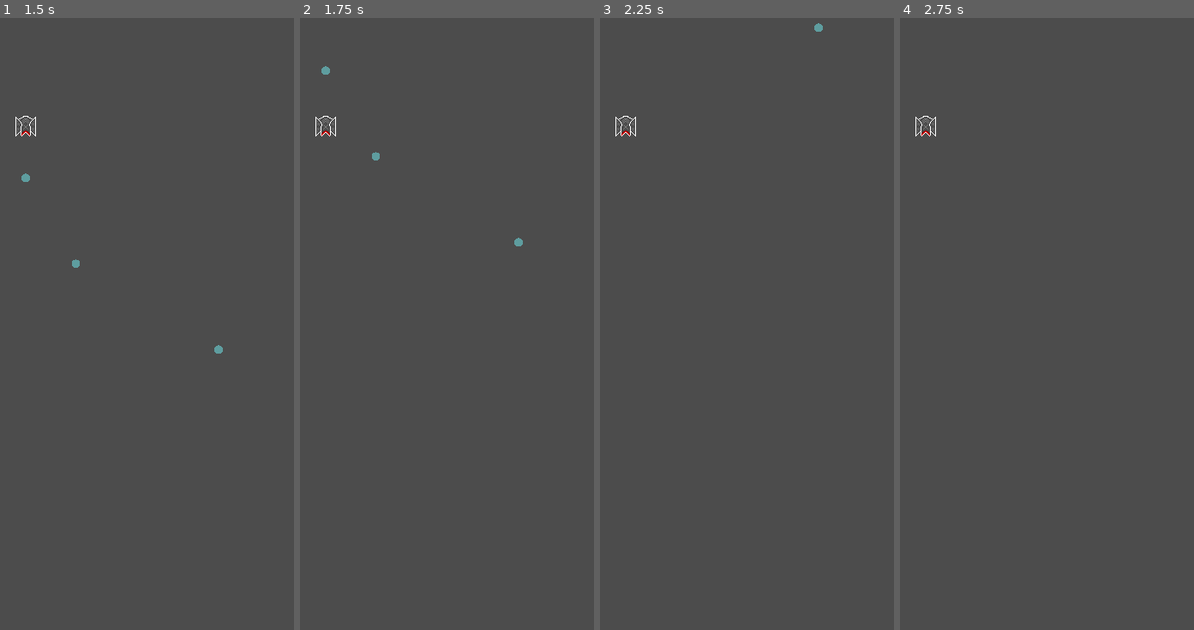
Above: before the commit, frames 1-4 (left to right).
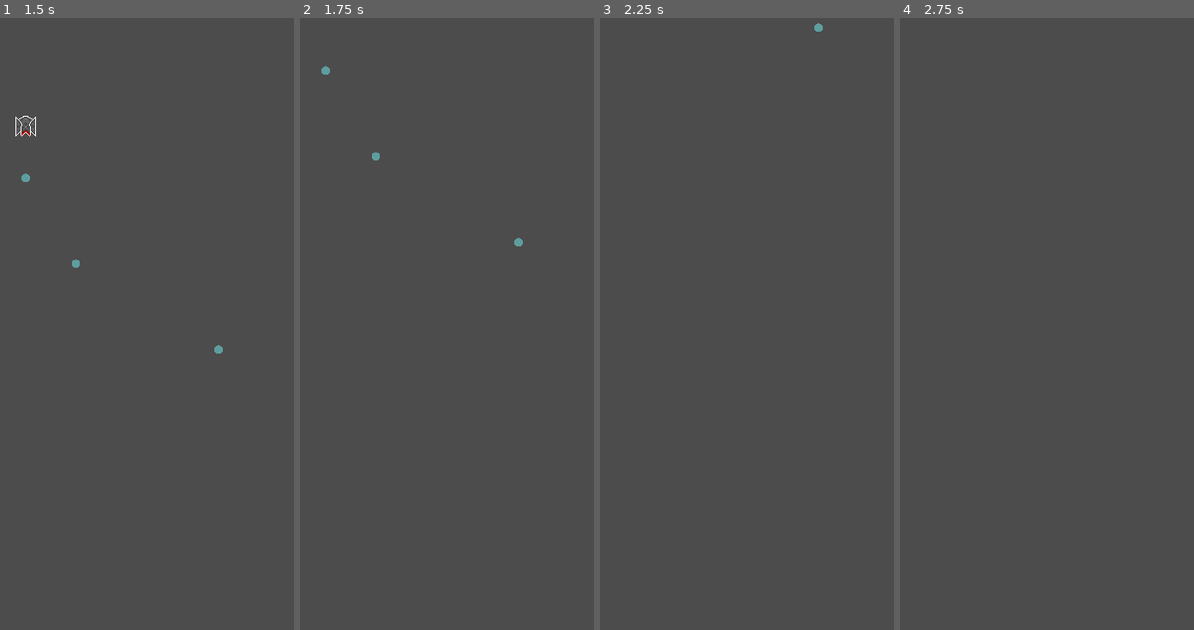
Above: after the commit, the same moments.

Repository: CAABAG/Pixel-Invaders
Game: Godot game, scene res://res/scenes/Main.tscn
Same seed, same stepped clock (60 frames per second), same inputs: the game is played once before the commit and once after it. The project has no main scene, so this scene is started directly.
Inputs (mouse positions are in pixels of both pictures, inside the frame that each line leads up to):
- Up to frame 1 (1.5 s): tap Enter at 0.5 s; move the mouse to (147, 299) at 0.52 s; hold Right (ui_right) 0.53-1.28 s; hold Ctrl 0.53-1.28 s; click (147, 299) at 0.67 s; tap Space at 0.77 s; move the mouse to (outside the picture) at 1.27 s; hold Left (ui_left) from 1.28 s (still down); tap Ctrl at 1.35 s
- Up to frame 2 (1.75 s): keep holding Left (ui_left); tap Space at 1.52 s
- Up to frame 3 (2.25 s): move the mouse to (679, 183) at 2.02 s; release Left (ui_left) at 2.03 s; hold Right (ui_right) from 2.03 s (still down); hold Ctrl from 2.03 s (still down)
- Up to frame 4 (2.75 s): keep holding Right (ui_right); keep holding Ctrl

Frame 1 is identical in both runs. In frame 2, less than 0.1% of the frame differs, in the area x 5-13%, y 15-20%; in frame 3, less than 0.1%; in frame 4, less than 0.1%.

Commit message:
Add enemy dying (#10)
* Added enemy dying

* Fix whitespace

* Revert change for different branch

* Update project settings

* Rm obsolete Bullet include in Enemy

Diff:
--- a/res/scenes/Bullet.tscn
+++ b/res/scenes/Bullet.tscn
@@ -18,4 +18,5 @@
 position = Vector2( 0, 0.11149 )
 scale = Vector2( 1, 1.99225 )
 
+[connection signal="area_entered" from="." to="." method="_on_Bullet_area_entered"]
 [connection signal="screen_exited" from="VisibilityNotifier2D" to="." method="_on_VisibilityNotifier2D_screen_exited"]
--- a/res/scenes/Enemy.tscn
+++ b/res/scenes/Enemy.tscn
@@ -1,6 +1,5 @@
-[gd_scene load_steps=6 format=2]
+[gd_scene load_steps=5 format=2]
 
-[ext_resource path="res://res/scenes/Bullet.tscn" type="PackedScene" id=1]
 [ext_resource path="res://res/img/Invader.png" type="Texture" id=2]
 [ext_resource path="res://src/Enemy.gd" type="Script" id=3]
 
@@ -21,7 +20,6 @@
 __meta__ = {
 "_edit_group_": true
 }
-Bullet = ExtResource( 1 )
 
 [node name="AnimatedSprite" type="AnimatedSprite" parent="."]
 frames = SubResource( 1 )
--- a/res/scenes/Main.tscn
+++ b/res/scenes/Main.tscn
@@ -4,7 +4,9 @@
 [ext_resource path="res://res/scenes/Enemy.tscn" type="PackedScene" id=2]
 [ext_resource path="res://src/Main.gd" type="Script" id=3]
 
-[node name="Main" type="Node2D"]
+[node name="Main" type="Node2D" groups=[
+"aliens",
+]]
 script = ExtResource( 3 )
 Enemy = ExtResource( 2 )
 
--- a/src/Bullet.gd
+++ b/src/Bullet.gd
@@ -17,3 +17,8 @@
 
 func _on_VisibilityNotifier2D_screen_exited():
 	queue_free()
+
+func _on_Bullet_area_entered(area):
+	if area.is_in_group("aliens"):
+		if is_going_up == true:
+			area.hit()
--- a/src/Enemy.gd
+++ b/src/Enemy.gd
@@ -1,3 +1,4 @@
 extends Area2D
 
-export (PackedScene) var Bullet
+func hit():
+	queue_free()
--- a/src/Main.gd
+++ b/src/Main.gd
@@ -10,3 +10,4 @@
 	alien.position.x = screen_size.x/2
 	alien.position.y = screen_size.y/5
 	add_child(alien)
+	alien.add_to_group("aliens")
